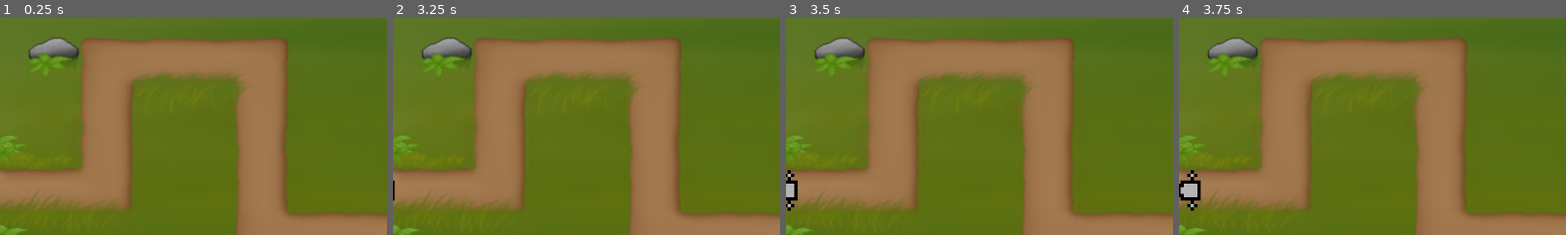
Above: before the commit, frames 1-4 (left to right).
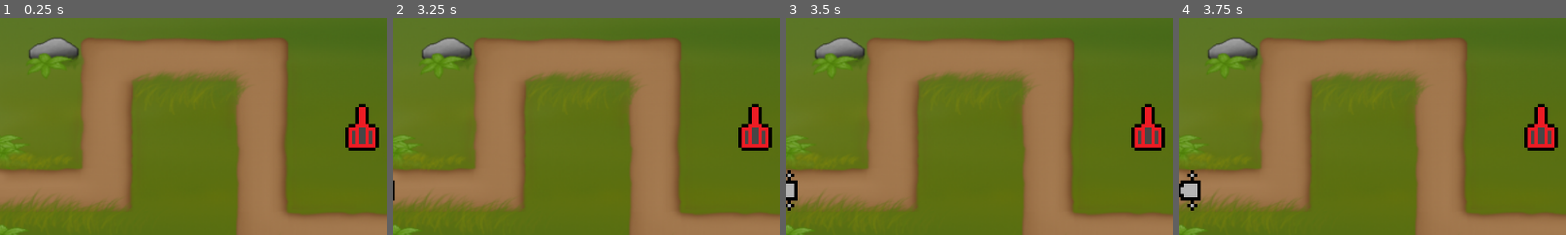
Above: after the commit, the same moments.

Repository: atknony/telemahoss
Game: Godot game, scene res://Scenes/Game.tscn
Two runs of this game, one before a commit and one after it. Both use one fixed random seed, a clock stepped at 60 frames per second and the inputs below.
Inputs:
- Up to frame 1 (0.25 s): no input
- Up to frame 2 (3.25 s): tap Enter at 0.5, 2 s; tap Space at 1.25, 2.75 s
- Up to frame 3 (3.5 s): no input
- Up to frame 4 (3.75 s): no input
The pictures show only the part of the screen within x 3-53%, y 16-65%; the shares and areas given below are measured in that part.

The runs differ from the first frame. In frame 1, 1.3% of the frame differs, in the area x 89-98%, y 39-62%; in frame 2, 1.3%; in frame 3, 1.3%; in frame 4, 1.3%.

Commit message:
Fenadiil

Diff:
--- a/Scenes/Game.tscn
+++ b/Scenes/Game.tscn
@@ -1,8 +1,9 @@
-[gd_scene load_steps=12 format=3 uid="uid://b77kdm8e0qx48"]
+[gd_scene load_steps=13 format=3 uid="uid://b77kdm8e0qx48"]
 
 [ext_resource type="Script" uid="uid://d0ecyysn3ph1x" path="res://Scripts/game.gd" id="1_gl6un"]
 [ext_resource type="Texture2D" uid="uid://c7k25f7p02k0v" path="res://Assets/Dümenden/dümenMap.png" id="1_iukft"]
 [ext_resource type="PackedScene" uid="uid://xxwaps0biq8j" path="res://Scenes/Enemy.tscn" id="2_j5yw3"]
+[ext_resource type="PackedScene" uid="uid://dhwng3c36gswq" path="res://Scenes/Turret.tscn" id="4_kldst"]
 
 [sub_resource type="RectangleShape2D" id="RectangleShape2D_j5yw3"]
 size = Vector2(138, 269)
@@ -77,4 +78,8 @@
 position = Vector2(114.75, 443)
 shape = SubResource("RectangleShape2D_71axn")
 
+[node name="Area2D" parent="." instance=ExtResource("4_kldst")]
+position = Vector2(570, 264)
+scale = Vector2(5, 5)
+
 [connection signal="timeout" from="Timer" to="." method="enemy_spawn"]
--- a/Scenes/Turret.tscn
+++ b/Scenes/Turret.tscn
@@ -1,7 +1,8 @@
-[gd_scene load_steps=4 format=3 uid="uid://dhwng3c36gswq"]
+[gd_scene load_steps=5 format=3 uid="uid://dhwng3c36gswq"]
 
 [ext_resource type="Texture2D" uid="uid://bjakvvax6o81d" path="res://Assets/Dümenden/turretRed.png" id="1_8m3st"]
 [ext_resource type="Script" uid="uid://kc2yfgyi3f3w" path="res://Scripts/turret.gd" id="1_64uvh"]
+[ext_resource type="PackedScene" uid="uid://c635bvptrdw0d" path="res://Scenes/bullet.tscn" id="2_i4wwf"]
 
 [sub_resource type="CircleShape2D" id="CircleShape2D_8m3st"]
 radius = 6.25
@@ -9,10 +10,18 @@
 [node name="Area2D" type="Area2D"]
 scale = Vector2(0.8, 0.8)
 script = ExtResource("1_64uvh")
+bullet_scene = ExtResource("2_i4wwf")
 
 [node name="Sprite2D" type="Sprite2D" parent="."]
 texture_filter = 3
 texture = ExtResource("1_8m3st")
 
 [node name="CollisionShape2D" type="CollisionShape2D" parent="."]
+scale = Vector2(8, 8)
 shape = SubResource("CircleShape2D_8m3st")
+
+[node name="Timer" type="Timer" parent="."]
+wait_time = 2.0
+
+[connection signal="area_shape_entered" from="." to="." method="_on_area_shape_entered"]
+[connection signal="timeout" from="Timer" to="." method="_on_timer_timeout"]
--- a/Scripts/game.gd
+++ b/Scripts/game.gd
@@ -5,7 +5,6 @@
 
 func _ready() -> void:
 	pass
-
 
 # Called every frame. 'delta' is the elapsed time since the previous frame.
 func _process(delta: float) -> void:
--- a/Scripts/turret.gd
+++ b/Scripts/turret.gd
@@ -1,7 +1,9 @@
 extends Area2D
 
+@export var bullet_scene : PackedScene
+@onready var direction : Vector2
+@onready var timer = $Timer
 
-# Called when the node enters the scene tree for the first time.
 func _ready() -> void:
 	pass # Replace with function body.
 
@@ -9,3 +11,17 @@
 # Called every frame. 'delta' is the elapsed time since the previous frame.
 func _process(delta: float) -> void:
 	pass
+
+
+func _on_area_shape_entered(area_rid: RID, area: Area2D, area_shape_index: int, local_shape_index: int) -> void:
+	if area.is_in_group("Enemies"):
+		direction = area.position - position
+		shoot(direction)
+
+func shoot(direction: Vector2):
+	var bullet = bullet_scene.instantiate()
+	timer.start(2)
+
+
+func _on_timer_timeout(bullet) -> void:
+	add_child(bullet)
